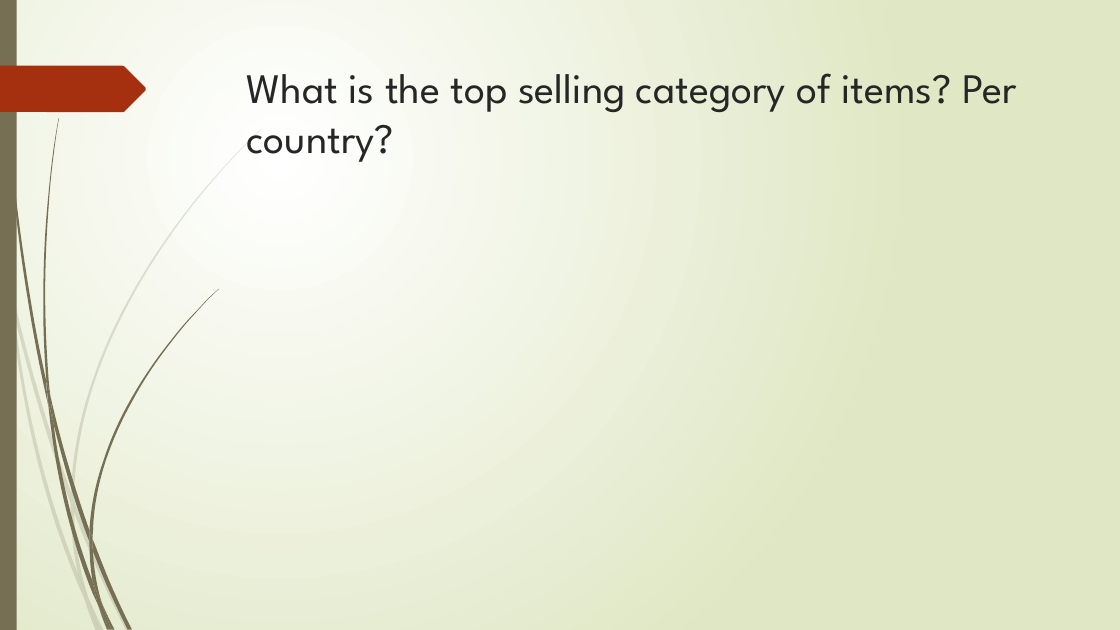
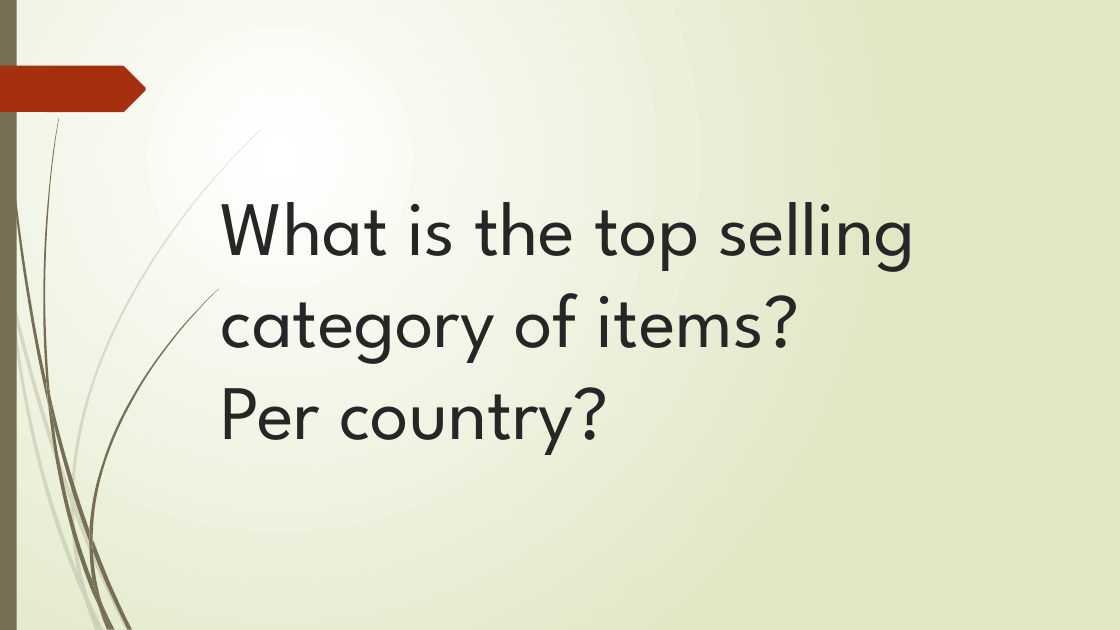
Before and after one commit to jnesteruck/rev-proj2, a slide deck: slide 5 of analysis-phase/Project_2.pptx (slide 4 before the commit). Drawn at 1120x630 pixels with LibreOffice and Linux fonts; fonts in the diff are those of the drawing. Boxes give left, top, right and bottom in pixels: in the first picture for what was removed or moved away, otherwise in the second. Text is boxed around its words. In the diff, an @@ line names an element or a change of style, - is before the commit and + after.

```diff
--- a/analysis-phase/Project_2.pptx
+++ b/analysis-phase/Project_2.pptx
@@ title "What is the top selling ...": place and size @@
-title "What is the top selling ..." at [247, 73, 1016, 162]
+title "What is the top selling ..." at [220, 202, 915, 455]
@@ title "What is the top selling ..." at [220, 202, 915, 455]: size 36 to 66 pt @@
```
Also in this commit, not shown: 5 other slides changed, 2 slides added, 1 slide removed.
